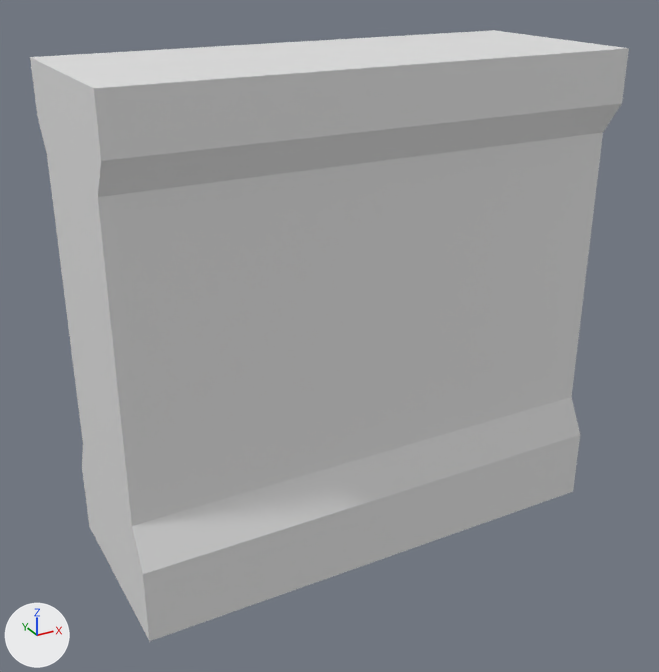
Two versions of the Blender file env_wall_windowed_A.blend, one commit apart.
Camera for both pictures: a 50 mm camera at (-3.5, -6.19, 4.83) aimed at (-0.12, -0.05, 1.77). Every picture has the same lights, and +X, +Y and +Z are marked at lower left. The first picture is the older version.
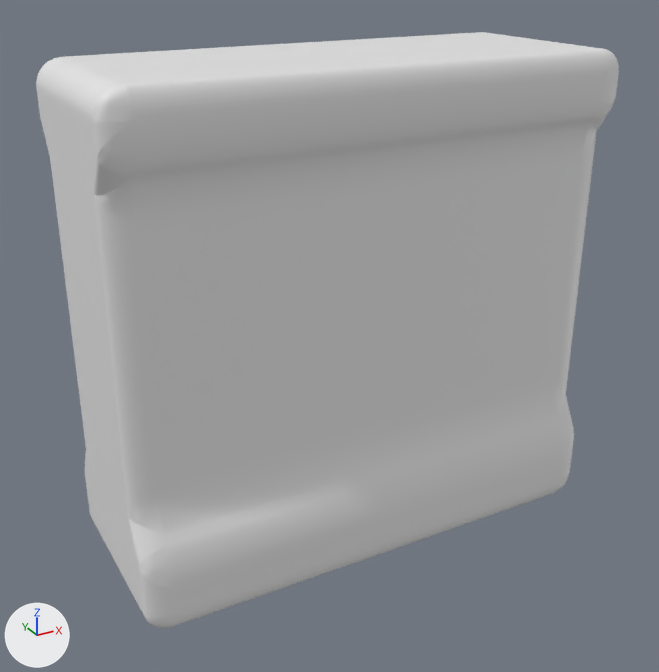
Pixel boxes [x1, y1, x2, y2] of what changed, in the pictures (659 x 672 px):
```json
{"object": "Cube", "change": "modifiers changed", "before": [30, 30, 629, 641], "after": [36, 32, 619, 628]}
```

Edits to the scene script, one JSON object a line:
```json
{"op": "add", "block": "ob_cube", "code": "_m = ob_cube.modifiers.new('Bevel', 'BEVEL')"}
{"op": "add", "block": "ob_cube", "code": "_m.segments = 10"}
```
